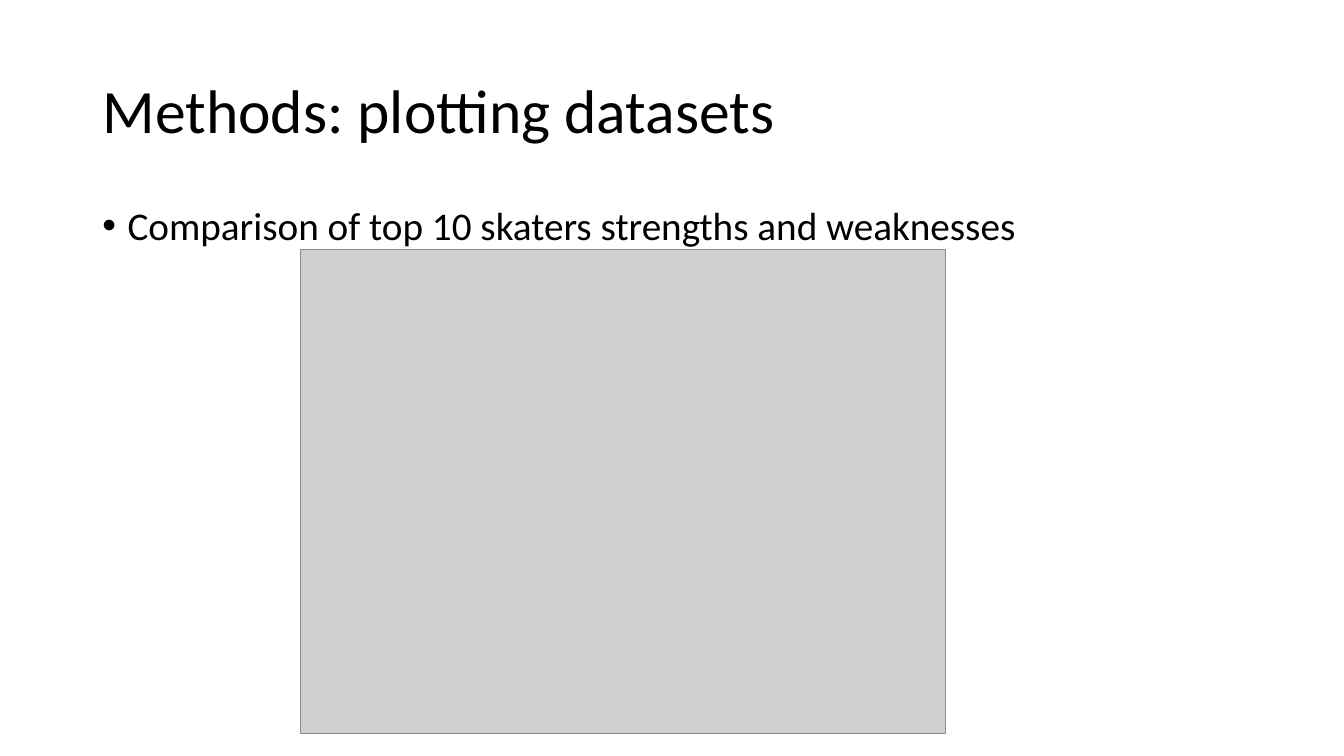
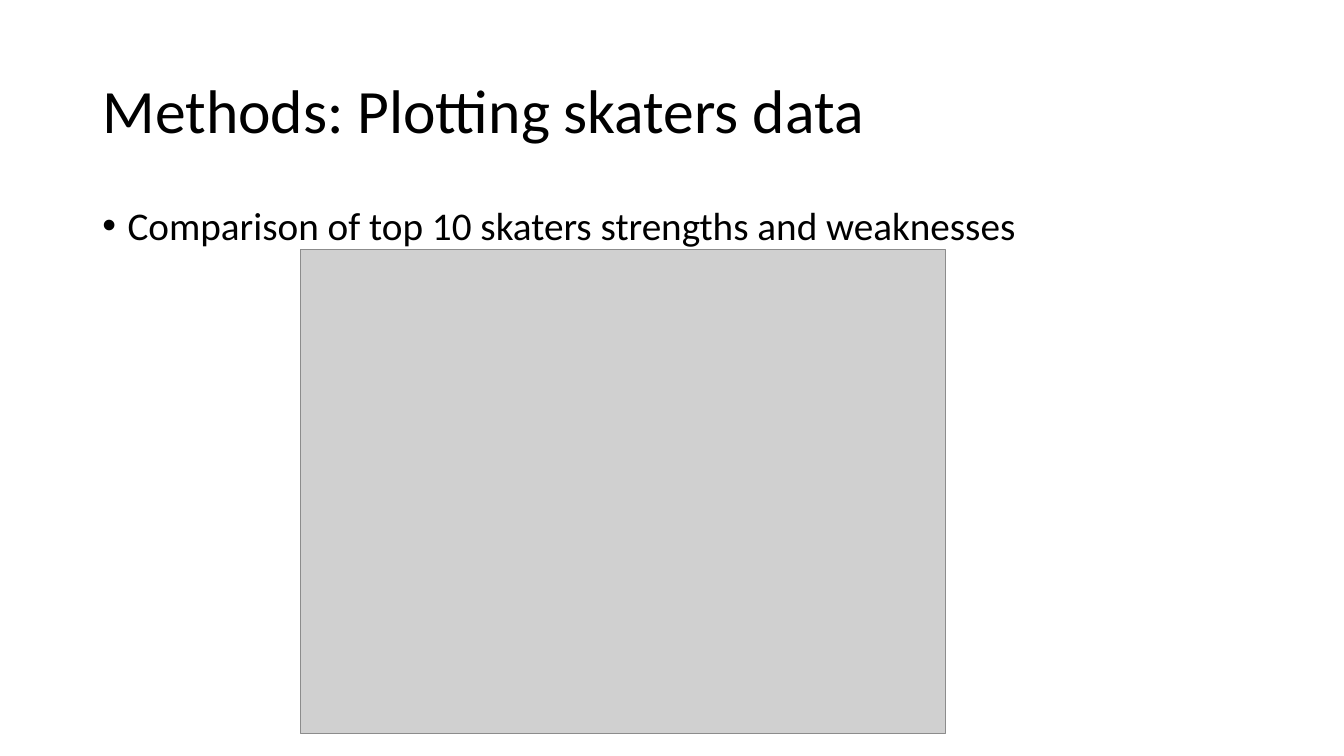
Before and after one commit to ninaanatchkova/figure_skating, a slide deck: slide 7 of presentation/Figure Skating at the 2018 Olympics.pptx. Drawn at 1344x756 pixels with LibreOffice and Linux fonts; fonts in the diff are those of the drawing; grey boxes stand for pictures. Boxes give left, top, right and bottom in pixels: in the first picture for what was removed or moved away, otherwise in the second. Text is boxed around its words. In the diff, an @@ line names an element or a change of style, - is before the commit and + after.

```diff
--- a/presentation/Figure Skating at the 2018 Olympics.pptx
+++ b/presentation/Figure Skating at the 2018 Olympics.pptx
@@ title at (x1=102, y1=90, x2=864, y2=144): text changed @@
-Methods: plotting datasets
+Methods: Plotting skaters data
```
Also in this commit, not shown: 1 other slide changed, 1 slide added, 4 other files.
